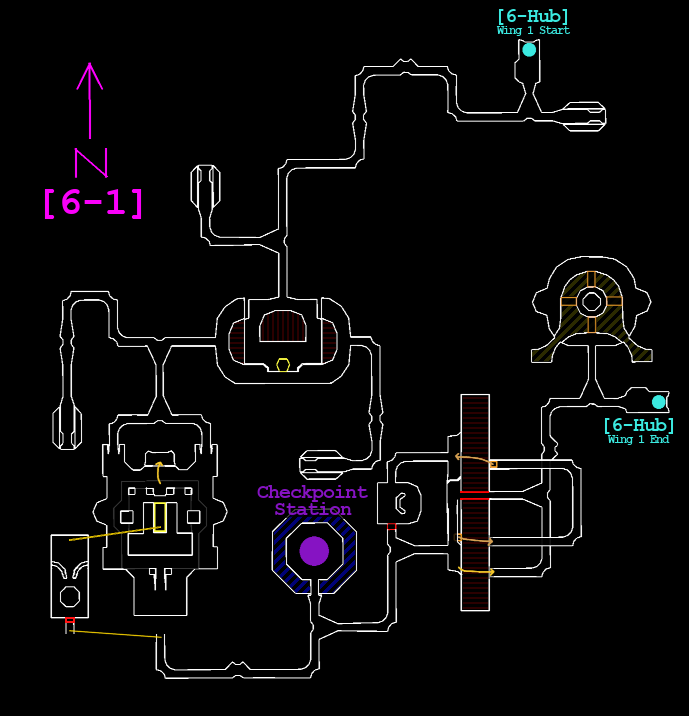
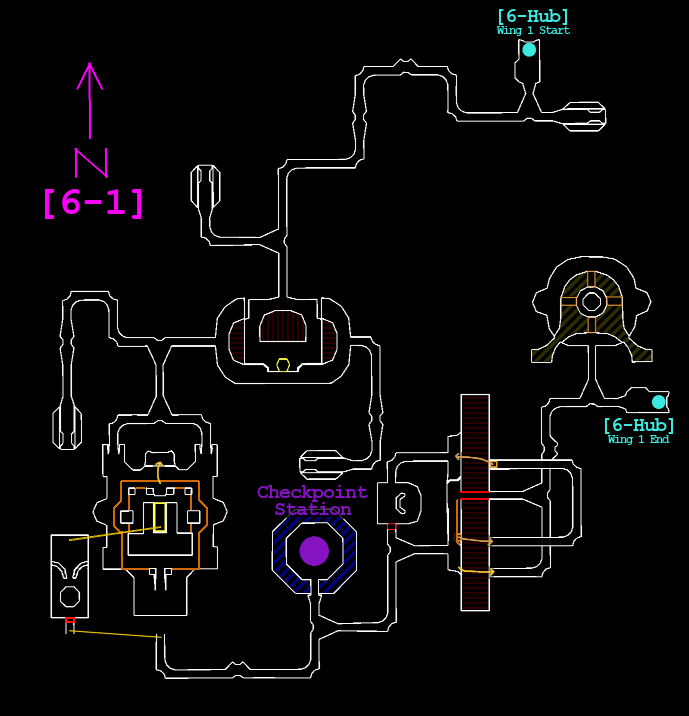
Comparing the layer stacks of the two 689×716 images. Changes:
added layer "Catwalks" above "Map" over (x1=113, y1=480, x2=460, y2=570)
painted on "Map" over (x1=116, y1=480, x2=460, y2=568)